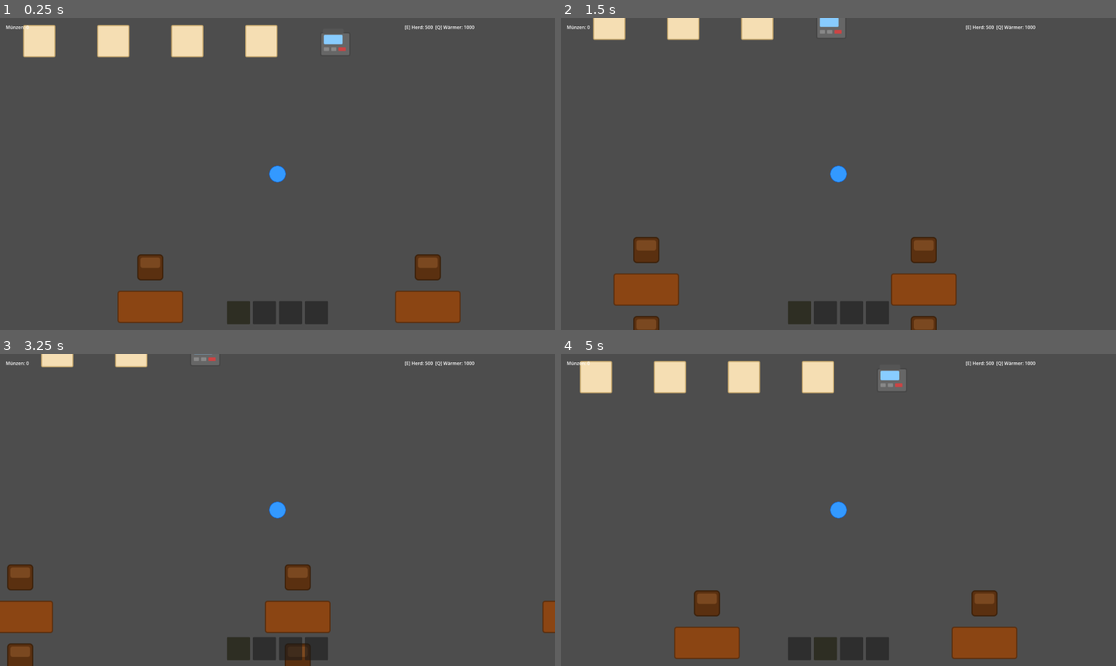
Above: before the commit, frames 1-4 (two rows, left to right).
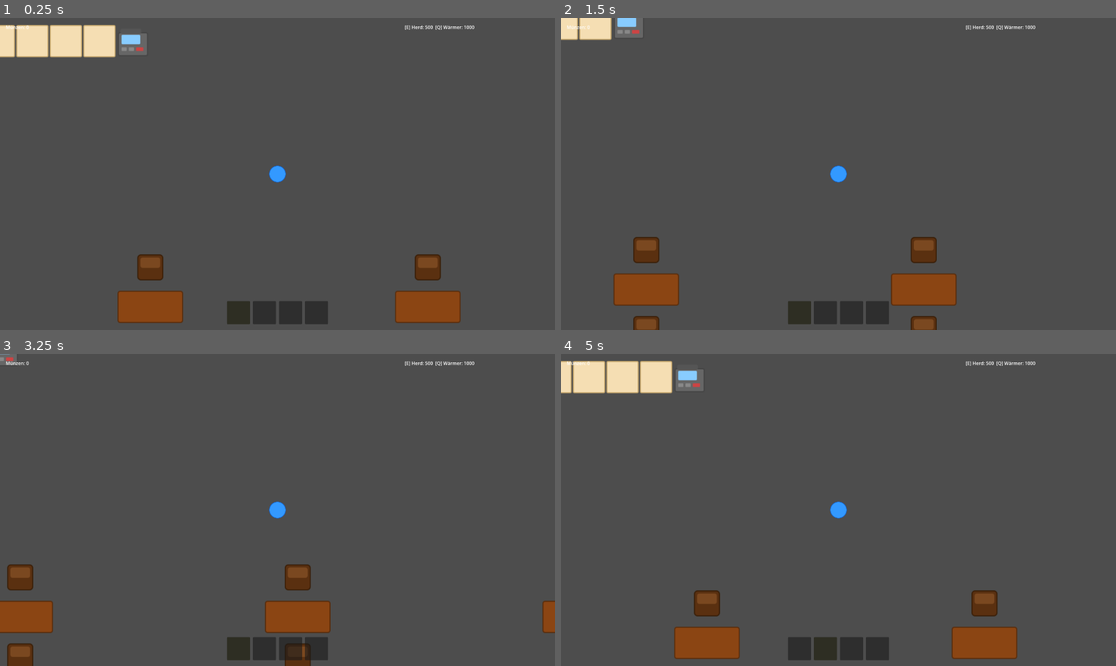
Above: after the commit, the same moments.

Repository: Grakvaloth/be-your-own-food
Game: Godot game, scene res://scenes/Main.tscn
The game is run twice, just before and just after one commit, with the same random seed, the same clock (stepped at 60 frames per second) and the same inputs.
Inputs (mouse positions are in pixels of both pictures, inside the frame that each line leads up to):
- Up to frame 1 (0.25 s): no input
- Up to frame 2 (1.5 s): tap Enter at 0.5 s; move the mouse to (960, 158) at 0.52 s; hold D (move_right) 0.53-1.28 s; tap E (interact) at 0.6 s; move the mouse to (727, 189) at 1.27 s; hold S (move_down) from 1.28 s (still down); tap Q (interact_alt) at 1.35 s
- Up to frame 3 (3.25 s): move the mouse to (333, 441) at 2.02 s; release S (move_down) at 2.03 s; hold D (move_right) 2.03-2.78 s; tap Mouse wheel down (scroll_down) at 2.1 s; move the mouse to (249, 572) at 2.77 s; hold W (move_up) from 2.78 s (still down); tap Mouse wheel up (scroll_up) at 2.85 s
- Up to frame 4 (5 s): move the mouse to (1005, 556) at 3.52 s; release W (move_up) at 3.53 s; hold A (move_left) from 3.53 s (still down); tap 1 (slot_1) at 3.6 s; move the mouse to (672, 463) at 4.27 s; tap 2 (slot_2) at 4.35 s

The runs differ from the first frame. In frame 1, 3.4% of the frame differs, in the area x 0-63%, y 2-13%; in frame 2, 1.9%; in frame 3, 0.7%; in frame 4, 3.3%.

Commit message:
Pack counter tiles, warmers, fridge and cash register together (116px spacing)
Co-Authored-By: Claude Sonnet 4.6 <noreply@anthropic.com>

Diff:
--- a/scenes/Main.tscn
+++ b/scenes/Main.tscn
@@ -39,23 +39,23 @@
 shape = SubResource("RectangleShape2D_fridge")
 
 [node name="Stove1" parent="." instance=ExtResource("2_main1")]
-position = Vector2(416, 160)
+position = Vector2(276, 160)
 scale = Vector2(1.8, 1.8)
 
 [node name="StoveSlot1" parent="." instance=ExtResource("7_main1")]
-position = Vector2(672, 160)
+position = Vector2(392, 160)
 scale = Vector2(1.8, 1.8)
 
 [node name="StoveSlot2" parent="." instance=ExtResource("7_main1")]
-position = Vector2(928, 160)
+position = Vector2(508, 160)
 scale = Vector2(1.8, 1.8)
 
 [node name="StoveSlot3" parent="." instance=ExtResource("7_main1")]
-position = Vector2(1184, 160)
+position = Vector2(624, 160)
 scale = Vector2(1.8, 1.8)
 
 [node name="StoveSlot4" parent="." instance=ExtResource("7_main1")]
-position = Vector2(1440, 160)
+position = Vector2(740, 160)
 scale = Vector2(1.8, 1.8)
 
 [node name="Trash" parent="." instance=ExtResource("8_main1")]
@@ -71,23 +71,23 @@
 scale = Vector2(1.8, 1.8)
 
 [node name="WarmerSlot1" parent="." instance=ExtResource("7_main1")]
-position = Vector2(576, 640)
+position = Vector2(436, 640)
 scale = Vector2(1.8, 1.8)
 
 [node name="WarmerSlot2" parent="." instance=ExtResource("7_main1")]
-position = Vector2(832, 640)
+position = Vector2(552, 640)
 scale = Vector2(1.8, 1.8)
 
 [node name="WarmerSlot3" parent="." instance=ExtResource("7_main1")]
-position = Vector2(1088, 640)
+position = Vector2(668, 640)
 scale = Vector2(1.8, 1.8)
 
 [node name="WarmerSlot4" parent="." instance=ExtResource("7_main1")]
-position = Vector2(1344, 640)
+position = Vector2(784, 640)
 scale = Vector2(1.8, 1.8)
 
 [node name="CashRegister" parent="." instance=ExtResource("9_main1")]
-position = Vector2(1600, 640)
+position = Vector2(900, 640)
 scale = Vector2(1.8, 1.8)
 
 [node name="Table1" parent="." instance=ExtResource("1_main1")]
--- a/scripts/main.gd
+++ b/scripts/main.gd
@@ -4,11 +4,11 @@
 const MAX_GUESTS := 6
 const POINTS_PER_GUEST := 100
 const QUEUE_POSITIONS := [
-	Vector2(1600, 880),
-	Vector2(1240, 880),
-	Vector2(880, 880),
-	Vector2(520, 880),
-	Vector2(160, 880),
+	Vector2(900, 880),
+	Vector2(720, 880),
+	Vector2(540, 880),
+	Vector2(360, 880),
+	Vector2(180, 880),
 ]
 
 var score := 0
